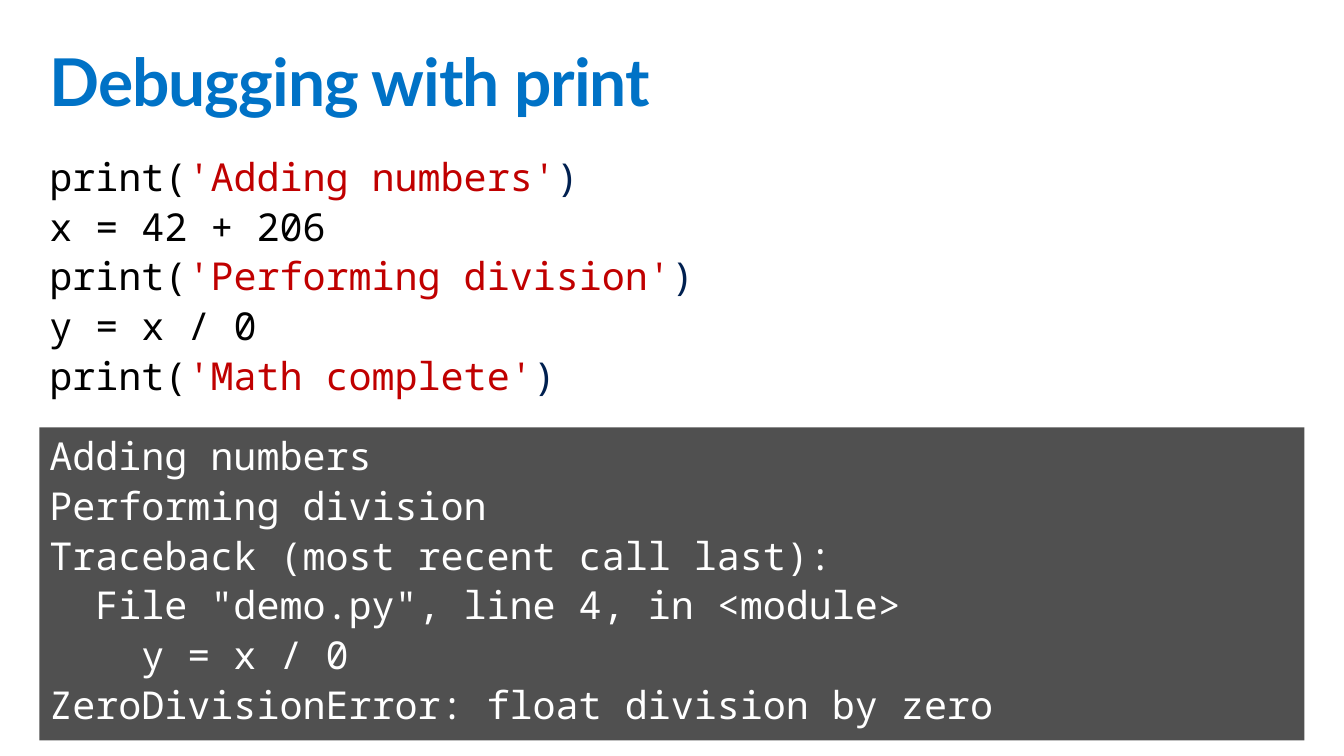
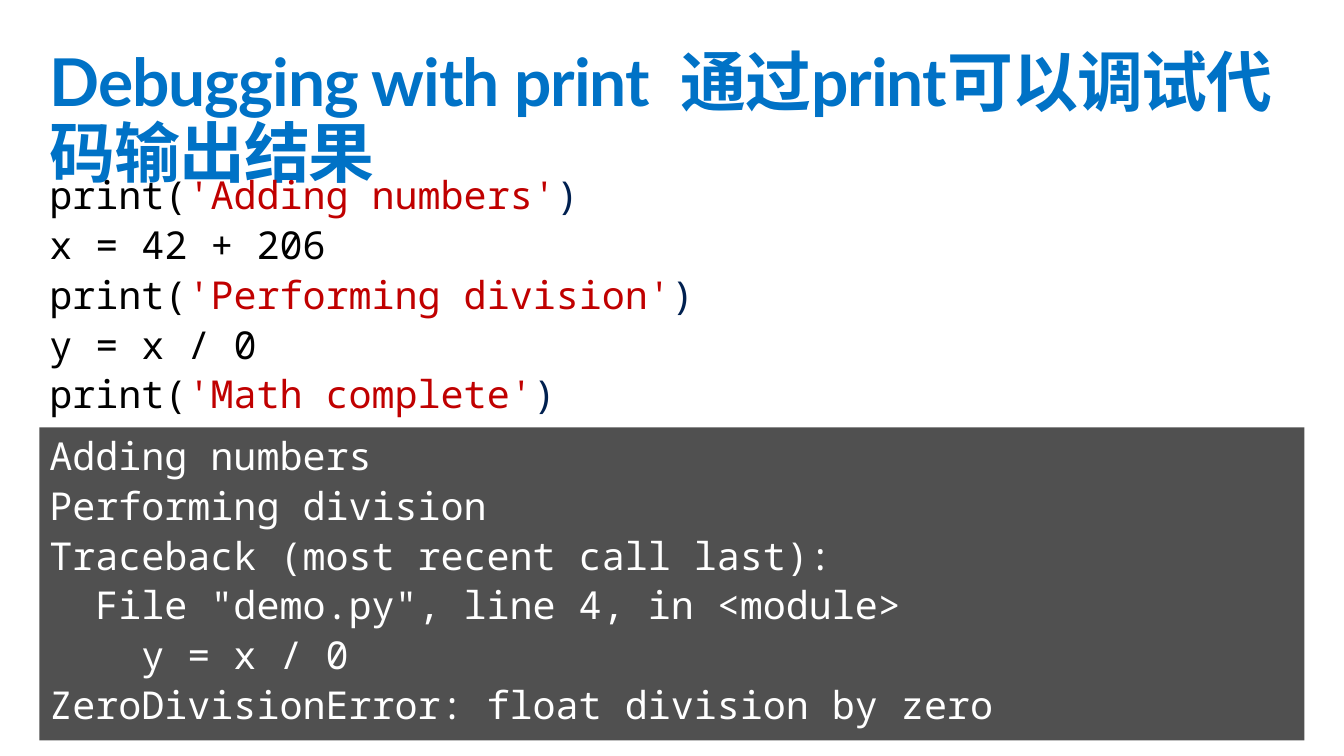
Before and after one commit to lingshen09/c9-python-getting-started-zh, a slide deck: slide 6 of ppt课件/2 - 输出 (Print).pptx. Drawn at 1344x756 pixels with LibreOffice and Linux fonts; fonts in the diff are those of the drawing. Boxes give left, top, right and bottom in pixels: in the first picture for what was removed or moved away, otherwise in the second. Text is boxed around its words. In the diff, an @@ line names an element or a change of style, - is before the commit and + after.

```diff
--- a/ppt课件/2 - 输出 (Print).pptx
+++ b/ppt课件/2 - 输出 (Print).pptx
@@ title at <box>49,50,1272,118</box>: text changed @@
-Debugging with print
+Debugging with print 通过print可以调试代码输出结果
@@ text "print('Adding numbers')" rewrapped from <box>49,161,694,400</box> to <box>49,174,694,418</box> @@
```
Also in this commit, not shown: 5 other slides changed, 28 other files.
